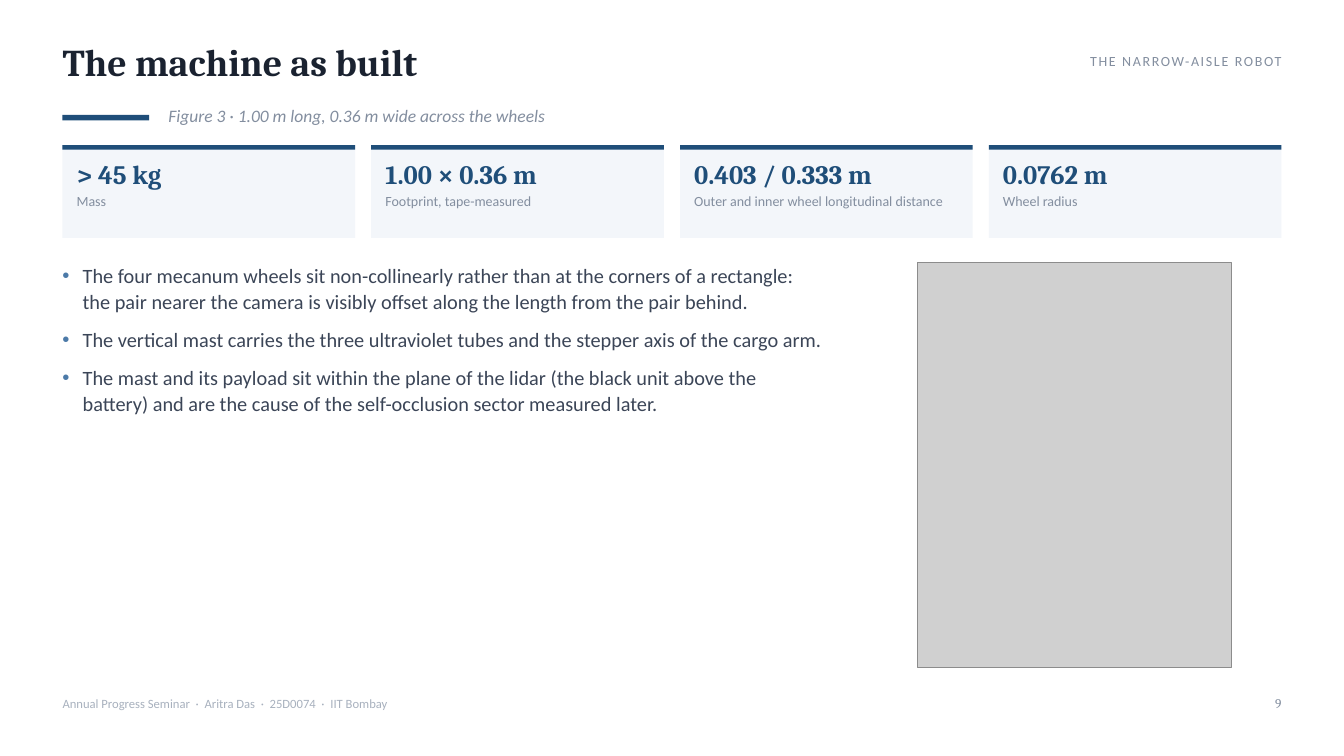
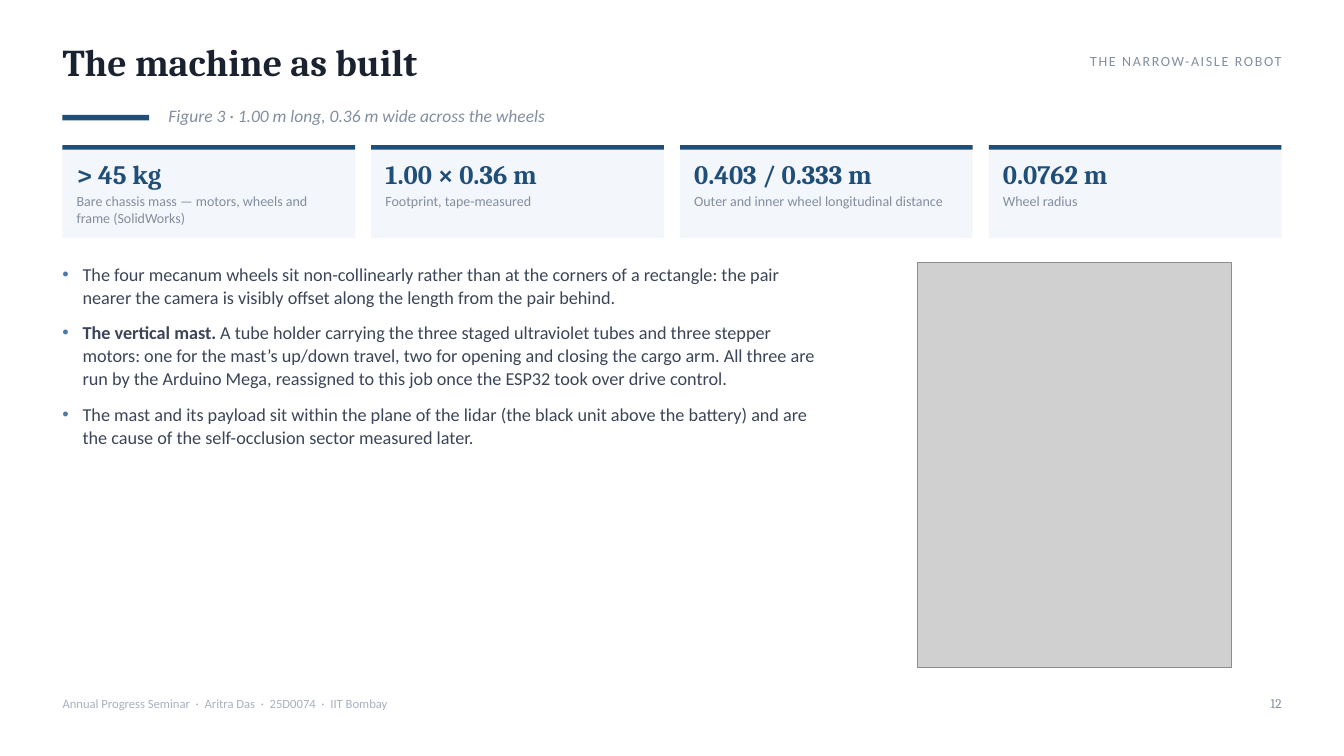
Before and after one commit to AritraD11/NarrowAisleBot, a slide deck: slide 12 of docs/aps_report/seminar_final/NarrowAisleBot_APS_Seminar.pptx (slide 9 before the commit). Drawn at 1344x756 pixels with LibreOffice and Linux fonts; fonts in the diff are those of the drawing; grey boxes stand for pictures. Boxes give left, top, right and bottom in pixels: in the first picture for what was removed or moved away, otherwise in the second. Text is boxed around its words. In the diff, an @@ line names an element or a change of style, - is before the commit and + after.

```diff
--- a/docs/aps_report/seminar_final/NarrowAisleBot_APS_Seminar.pptx
+++ b/docs/aps_report/seminar_final/NarrowAisleBot_APS_Seminar.pptx
@@ text at (77, 196, 307, 225): text changed @@
-Mass
+Bare chassis mass — motors, wheels and frame (SolidWorks)
@@ text at (83, 268, 807, 444): size 14.5 to 13 pt in "The four mecanum wheels sit non-collinearly rather ...", "The mast and its payload sit within ..." @@
@@ text at (83, 326, 815, 388): text changed; size 14.5 to 13 pt @@
-• The vertical mast carries the three ultraviolet tubes and the stepper axis of the cargo arm.
+• The vertical mast. A tube holder carrying the three staged ultraviolet tubes and three stepper motors: one for the mast’s up/down travel, two for opening and closing the cargo arm. All three are run by the Arduino Mega, reassigned to this job once the ESP32 took over drive control.
@@ text at (1270, 699, 1281, 708): text changed @@
-9
+12
```
Also in this commit, not shown: 4 other slides changed, 3 slides added, 3 slides removed, 9 other files.
